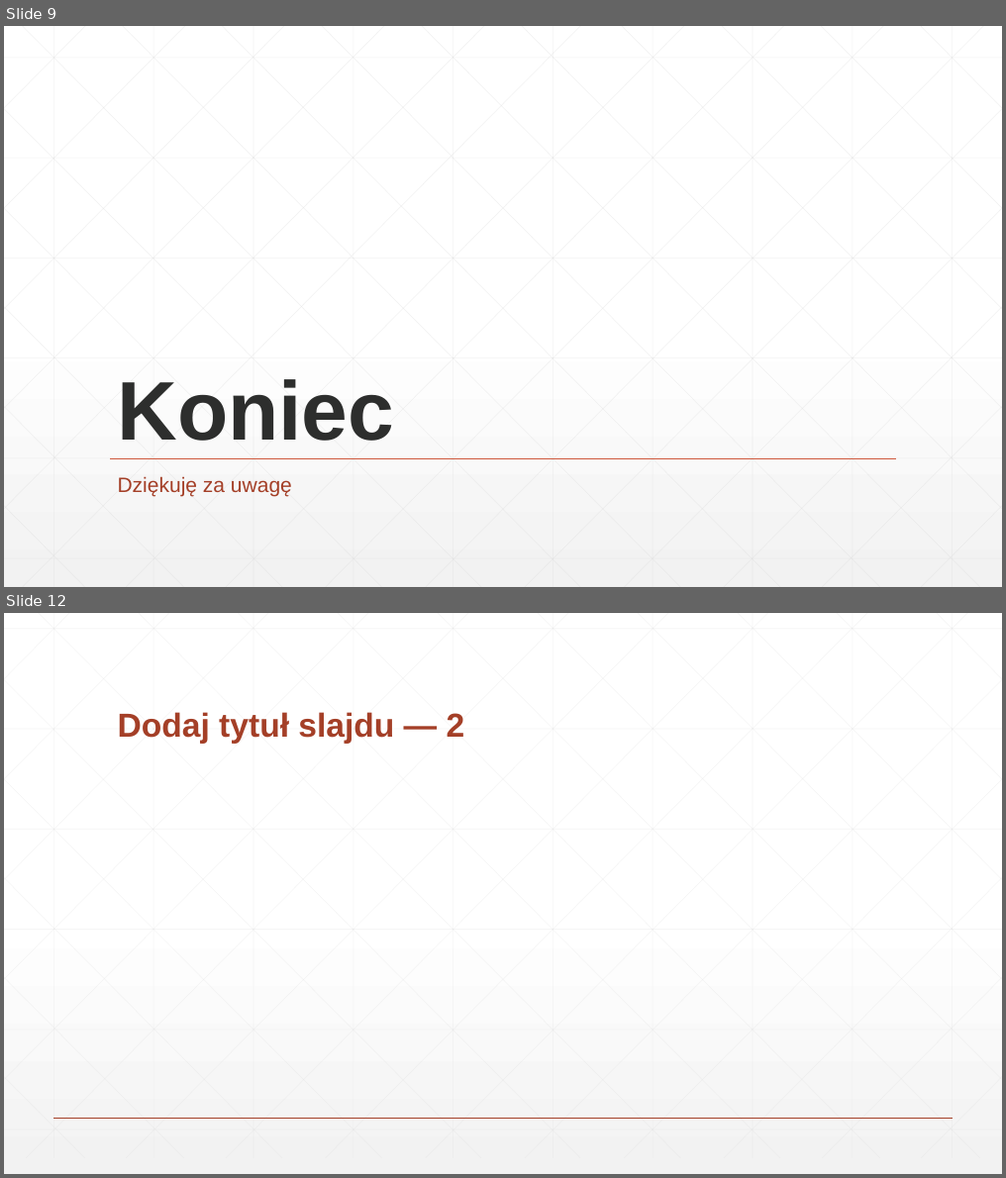
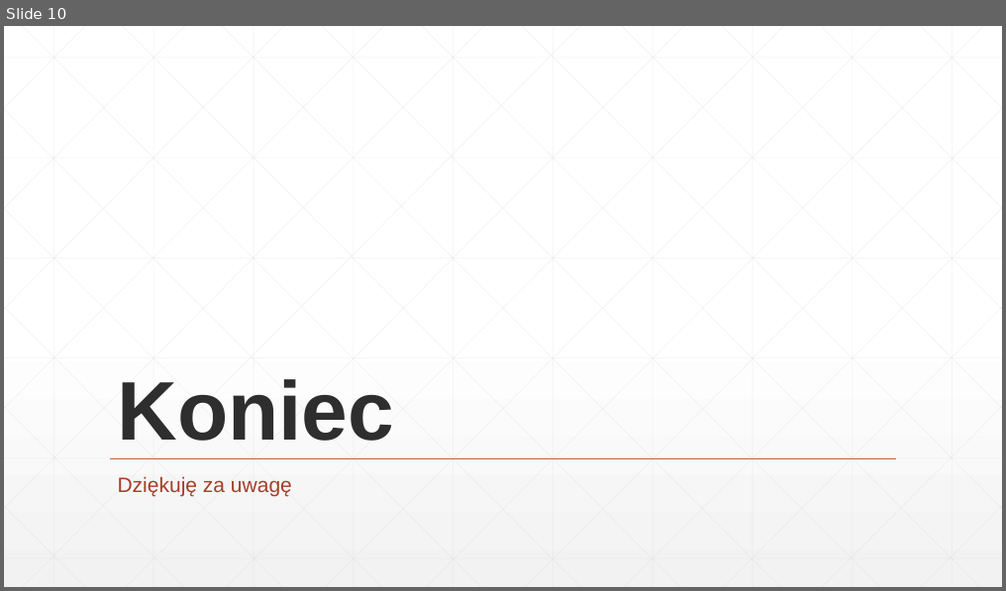
Before and after one commit to Xenvar2307/MiSK-project, a slide deck: Materiały/Prezentacja.pptx. Shown one above the other, each under a label of ours: slides 9 and 12 before the commit, slide 10 after it; the slides between them are not shown. The pictures are 1006x1178 and 1006x591 pixels, drawn with LibreOffice and Linux fonts; fonts in the diff are those of the drawing. Boxes give left, top, right and bottom in pixels: in the first picture for what was removed or moved away, otherwise in the second. Text is boxed around its words. In the diff, an @@ line names an element or a change of style, - is before the commit and + after.

```diff
--- a/Materiały/Prezentacja.pptx
+++ b/Materiały/Prezentacja.pptx
@@ slide 12 removed at [4,613,1002,1174], background gradient #FFFFFF to #F2F2F2 @@
@@ title removed at [118,712,465,744] @@
-Dodaj tytuł slajdu — 2
@@ group removed at [4,613,1002,1158]: 46 lines @@
@@ line removed from (54, 1118) to (952, 1118) @@
@@ what was slide 9 is now slide 10 @@
```
Also in this commit, not shown: 1 slide changed, 2 slides added, 7 other slides removed, 3 other files.
